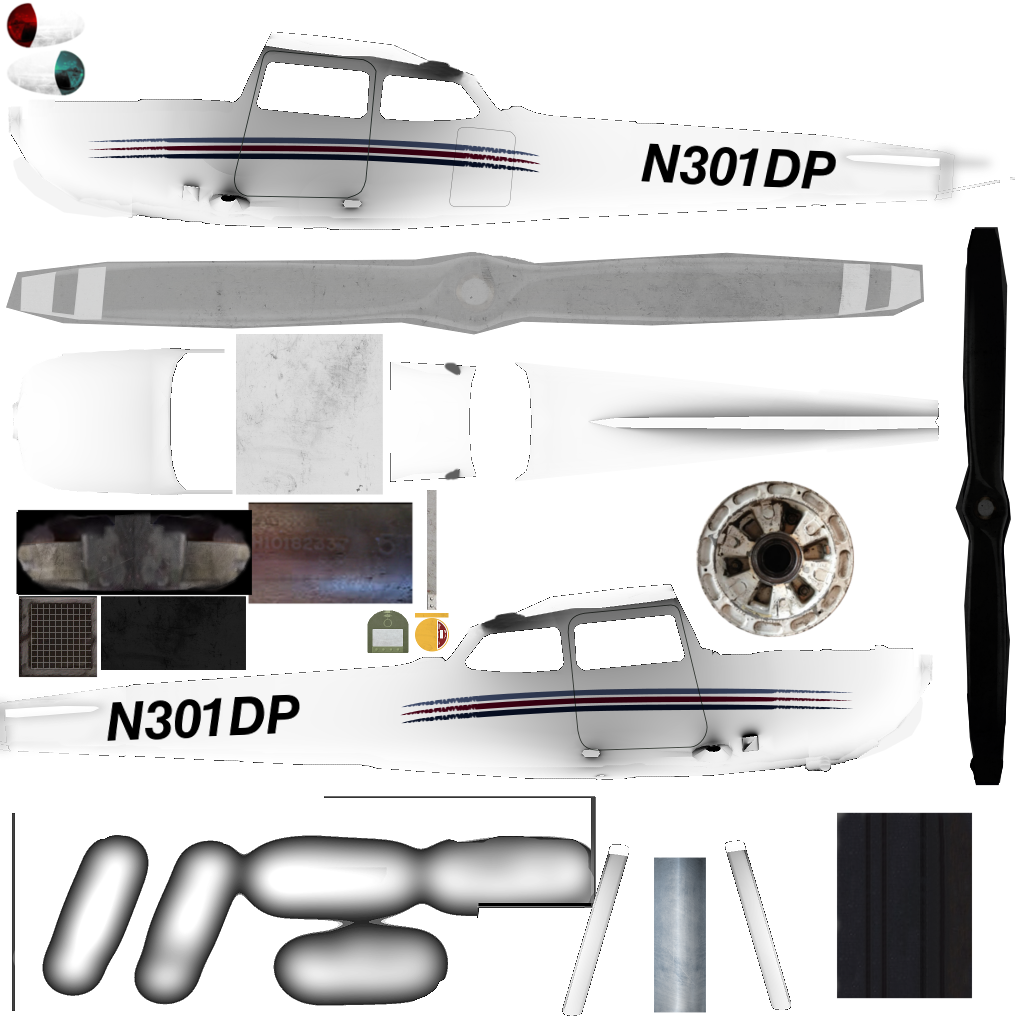
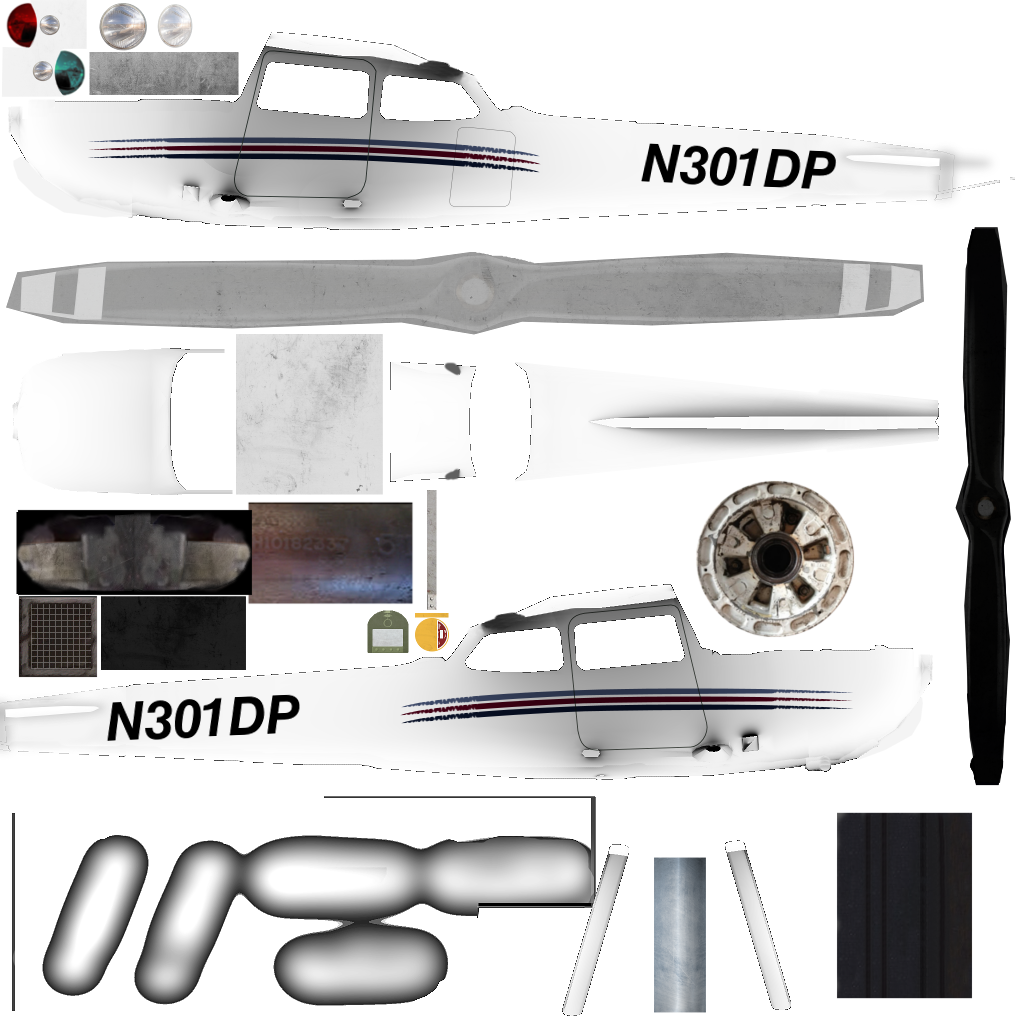
Two versions of the same layered image (1024×1024). Layer-by-layer changes:
added layer "Clipboard" above "Clipboard #4" over bbox(2, 0, 239, 97)
